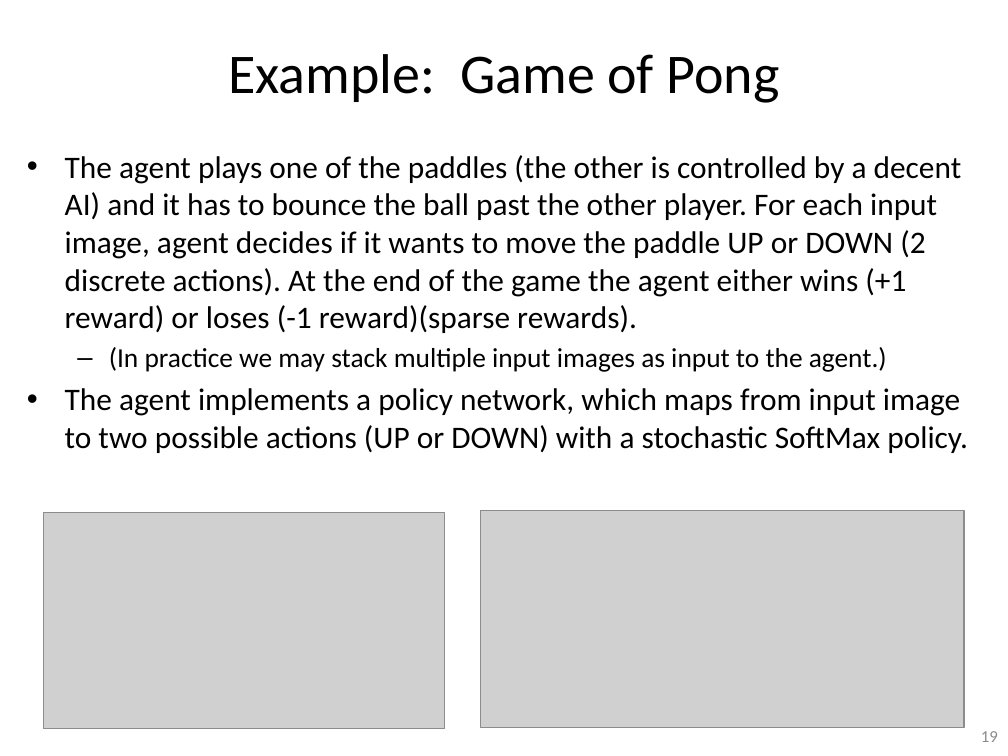
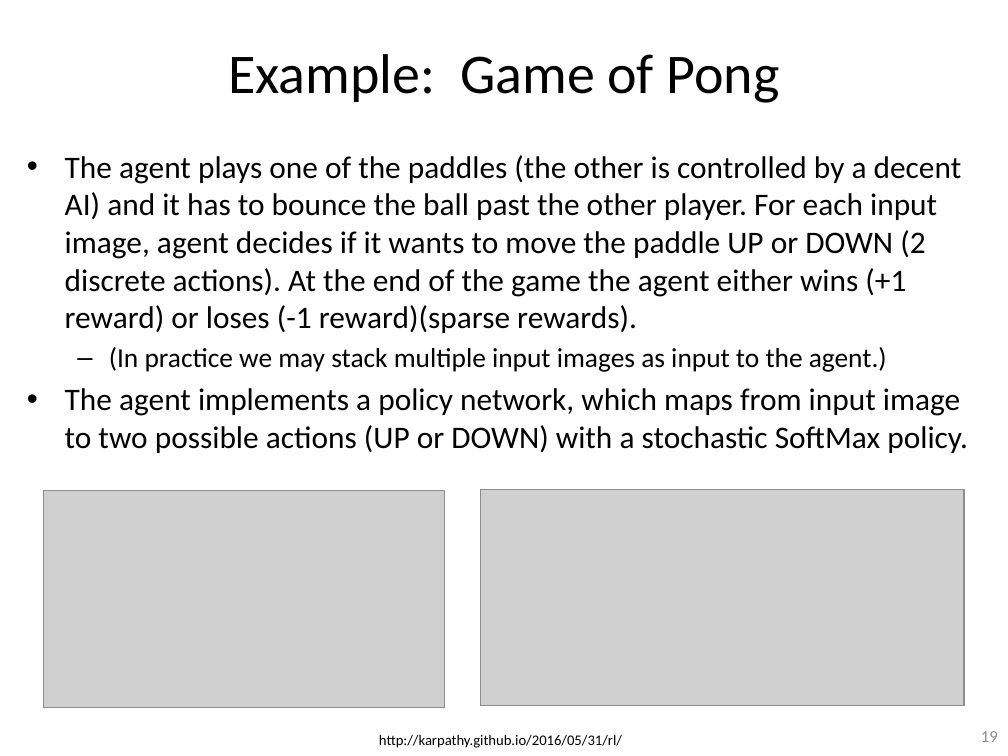
Before and after one commit to guzonghua/saav, a slide deck: slide 19 of PPTs/L7.3 Policy-based RL.pptx. Drawn at 1008x756 pixels with LibreOffice and Linux fonts; fonts in the diff are those of the drawing; grey boxes stand for pictures. Boxes give left, top, right and bottom in pixels: in the first picture for what was removed or moved away, otherwise in the second. Text is boxed around its words. In the diff, an @@ line names an element or a change of style, - is before the commit and + after.

```diff
--- a/PPTs/L7.3 Policy-based RL.pptx
+++ b/PPTs/L7.3 Policy-based RL.pptx
@@ picture: place and size @@
-picture at (43, 513, 445, 730)
+picture at (43, 491, 445, 708)
@@ picture: place and size @@
-picture at (481, 511, 965, 728)
+picture at (481, 489, 965, 706)
@@ text added at (379, 734, 622, 748), 10.5 pt, text #000000 @@
+http://karpathy.github.io/2016/05/31/rl/
```
Also in this commit, not shown: 1 other slide changed, 1 slide added, 8 other files.
